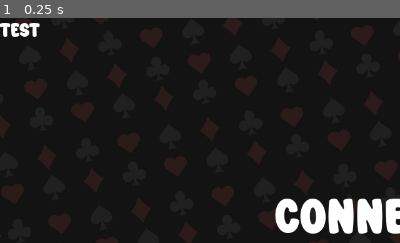
Above: before the commit, frame 1.
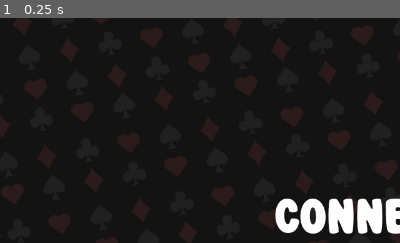
Above: after the commit, the same moment.

Repository: 0xEvsky/marboota-hearts-gm
Game: Godot game, scene res://scenes/game.tscn
Two runs of this game, one before a commit and one after it. Both use one fixed random seed, a clock stepped at 60 frames per second and the inputs below.
Inputs:
- Up to frame 1 (0.25 s): no input
The pictures show only the part of the screen within x 0-50%, y 0-50%; the shares and areas given below are measured in that part.

The runs differ from the first frame. In frame 1, 0.5% of the frame differs, in the area x 0-10%, y 2-9%.
Error in both runs: Invalid operands 'String' and 'Nil' in operator '+'. (res://scripts/network_manager.gd:21)

Commit message:
online works!

Diff:
--- a/game/scenes/game.tscn
+++ b/game/scenes/game.tscn
@@ -121,6 +121,7 @@
 autoplay = "spin"
 
 [node name="Label" type="Label" parent="LoadingUI"]
+visible = false
 offset_right = 1274.0
 offset_bottom = 554.0
 theme_override_font_sizes/font_size = 31
--- a/game/scripts/network_manager.gd
+++ b/game/scripts/network_manager.gd
@@ -19,7 +19,9 @@
 	# TODO: Get data from JSbridge
 	var _backend_url = JavaScriptBridge.eval("window.location.hostname", true) # true = safe
 	var full_url = "wss://" + _backend_url + _backend_url_suffix
-	$"../Game/LoadingUI/Label".text = full_url
+	#$"../Game/LoadingUI/Label".text = full_url
+	#var discord = JavaScriptBridge.get_interface("discord")
+	#icon_url = "https://cdn.discordapp.com/avatars/" + discord.session.id + "/" + discord.session.avatar + ".png?size=128"
 	var err = _socket.connect_to_url(full_url)
 	if err != OK:
 		push_error("Unable to connect")
Not shown, changed: frontend/src/app/Activity.tsx
